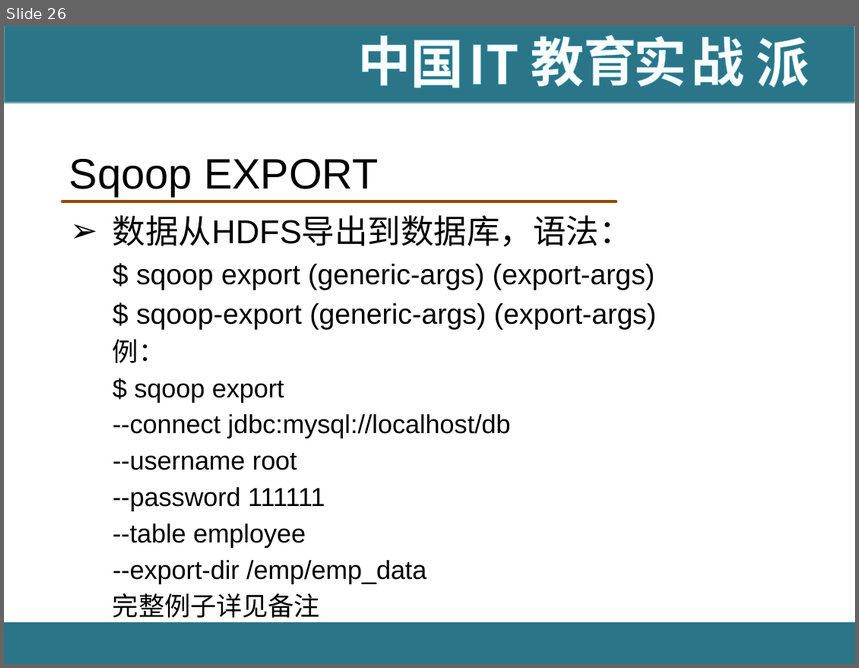
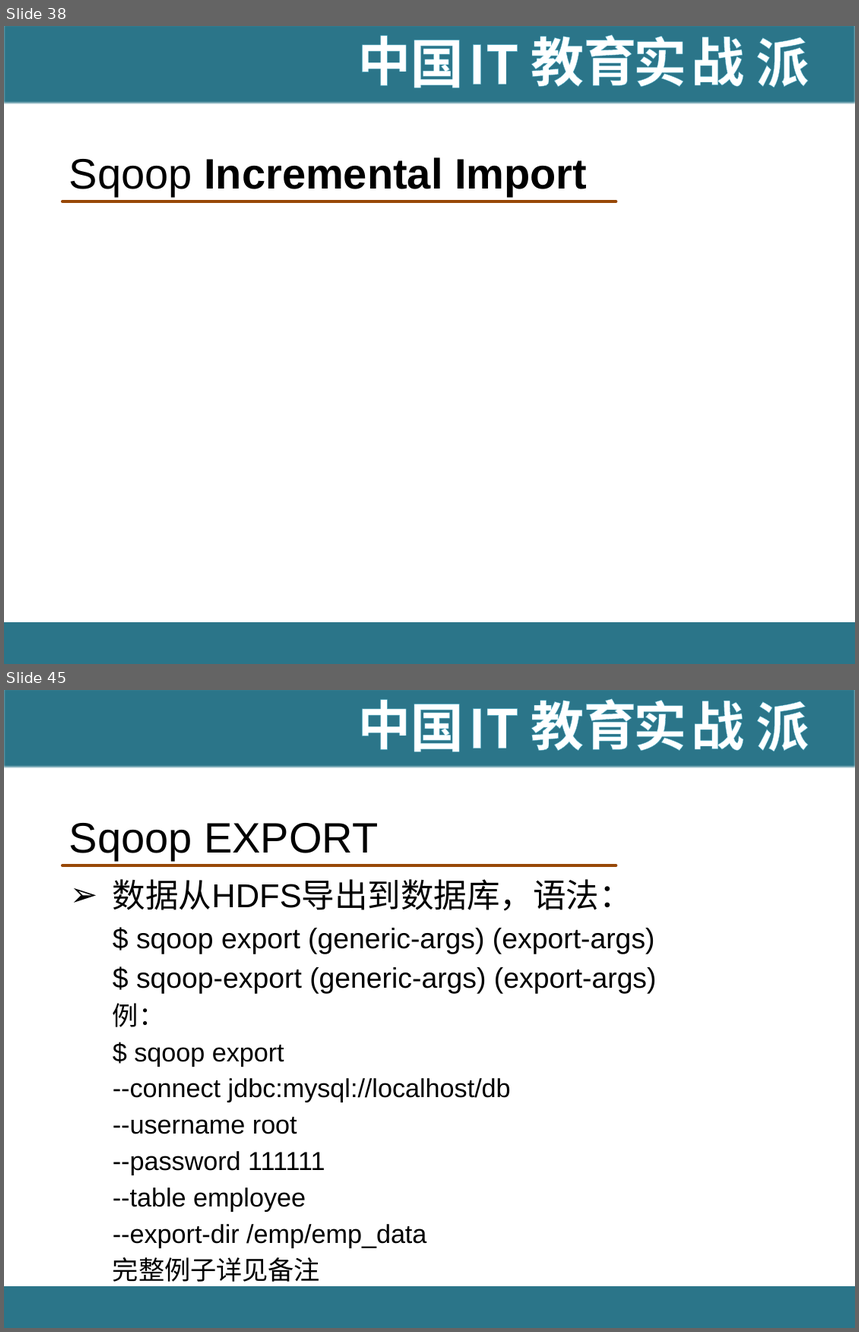
Before and after one commit to hanningxiao/BigData, a slide deck: [IT18掌www.it18zhang.com]Sqoop.pptx. Shown one above the other, each under a label of ours: slide 26 before the commit, slides 38 and 45 after it; the slides between them are not shown. The pictures are 859x668 and 859x1332 pixels, drawn with LibreOffice and Linux fonts; fonts in the diff are those of the drawing; background and template pictures are left out. Boxes give left, top, right and bottom in pixels: in the first picture for what was removed or moved away, otherwise in the second. Text is boxed around its words. In the diff, an @@ line names an element or a change of style, - is before the commit and + after.

Commit message:
update sqoop

```diff
--- a/[IT18掌www.it18zhang.com]Sqoop.pptx
+++ b/[IT18掌www.it18zhang.com]Sqoop.pptx
@@ slide 38 added at [4, 26, 855, 664], background #FFFFFF; not listed: 11 template elements that a slide beside it also shows @@
@@ title added at [69, 157, 587, 195], 36 pt, text #000000, bold @@
+Sqoop Incremental Import
@@ what was slide 26 is now slide 45 @@
```
Also in this commit, not shown: 3 slides changed, 25 other slides added.
